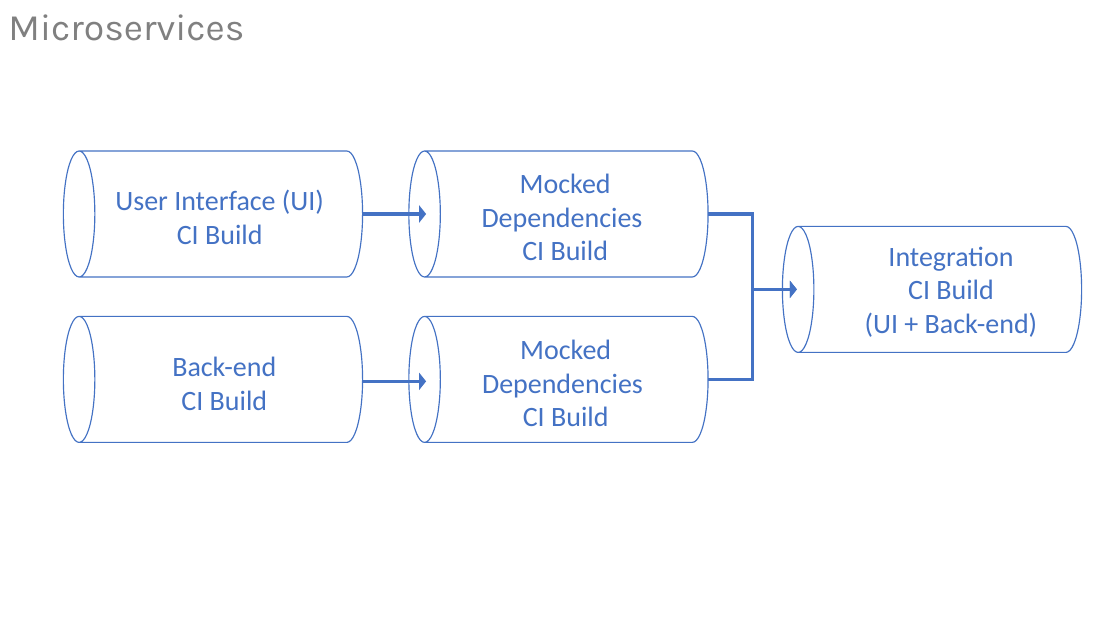
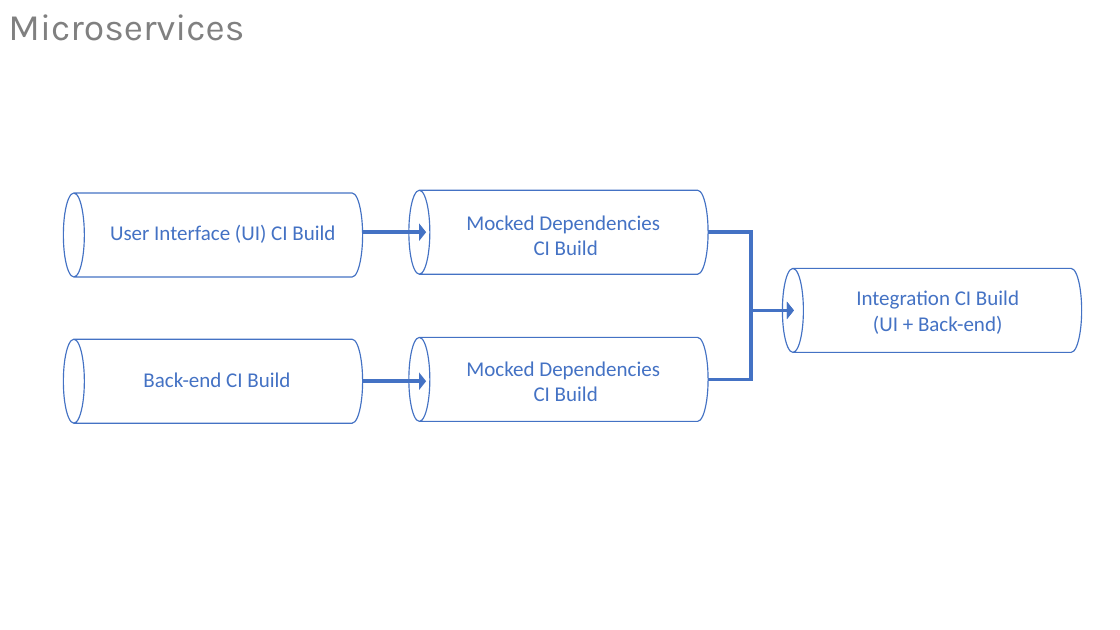
Before and after one commit to ALM-Rangers/Guidance, a slide deck: slide 6 of src/DevOps/Illustrations.pptx. Drawn at 1120x630 pixels with LibreOffice and Linux fonts; fonts in the diff are those of the drawing. Boxes give left, top, right and bottom in pixels: in the first picture for what was removed or moved away, otherwise in the second. Text is boxed around its words. In the diff, an @@ line names an element or a change of style, - is before the commit and + after.

```diff
--- a/src/DevOps/Illustrations.pptx
+++ b/src/DevOps/Illustrations.pptx
@@ cylinder resized from (x1=64, y1=151, x2=363, y2=277) to (x1=64, y1=193, x2=363, y2=277) @@
@@ cylinder resized from (x1=409, y1=151, x2=708, y2=277) to (x1=409, y1=190, x2=708, y2=274) @@
@@ text "Mocked Dependencies CI Build" moved from (x1=482, y1=173, x2=643, y2=260) to (x1=466, y1=215, x2=660, y2=255) @@
@@ text "User Interface (UI) CI Build" moved from (x1=115, y1=189, x2=324, y2=244) to (x1=110, y1=225, x2=335, y2=243) @@
@@ arrow moved from (363, 214) - (426, 214) to (363, 232) - (426, 232) @@
@@ elbow arrow moved from (708, 214) - (797, 290) to (708, 232) - (794, 311) @@
@@ cylinder resized from (x1=783, y1=226, x2=1082, y2=352) to (x1=783, y1=268, x2=1082, y2=352) @@
@@ size 24 to 18 pt in 5 elements at (x1=466, y1=361, x2=660, y2=401), (x1=143, y1=372, x2=290, y2=387), (x1=110, y1=225, x2=335, y2=243), (x1=466, y1=215, x2=660, y2=255), (x1=856, y1=290, x2=1019, y2=334) @@
@@ text "Integration CI Build (UI + ..." moved from (x1=865, y1=246, x2=1037, y2=337) to (x1=856, y1=290, x2=1019, y2=334) @@
@@ elbow arrow moved from (708, 380) - (797, 290) to (708, 380) - (794, 311) @@
@@ cylinder resized from (x1=64, y1=317, x2=363, y2=443) to (x1=64, y1=339, x2=363, y2=423) @@
@@ cylinder resized from (x1=409, y1=317, x2=708, y2=443) to (x1=409, y1=338, x2=708, y2=422) @@
@@ text "Mocked Dependencies CI Build" moved from (x1=482, y1=339, x2=643, y2=426) to (x1=466, y1=361, x2=660, y2=401) @@
@@ text "Back-end CI Build" moved from (x1=172, y1=356, x2=276, y2=410) to (x1=143, y1=372, x2=290, y2=387) @@
```
Also in this commit, not shown: 1 other slide changed.
